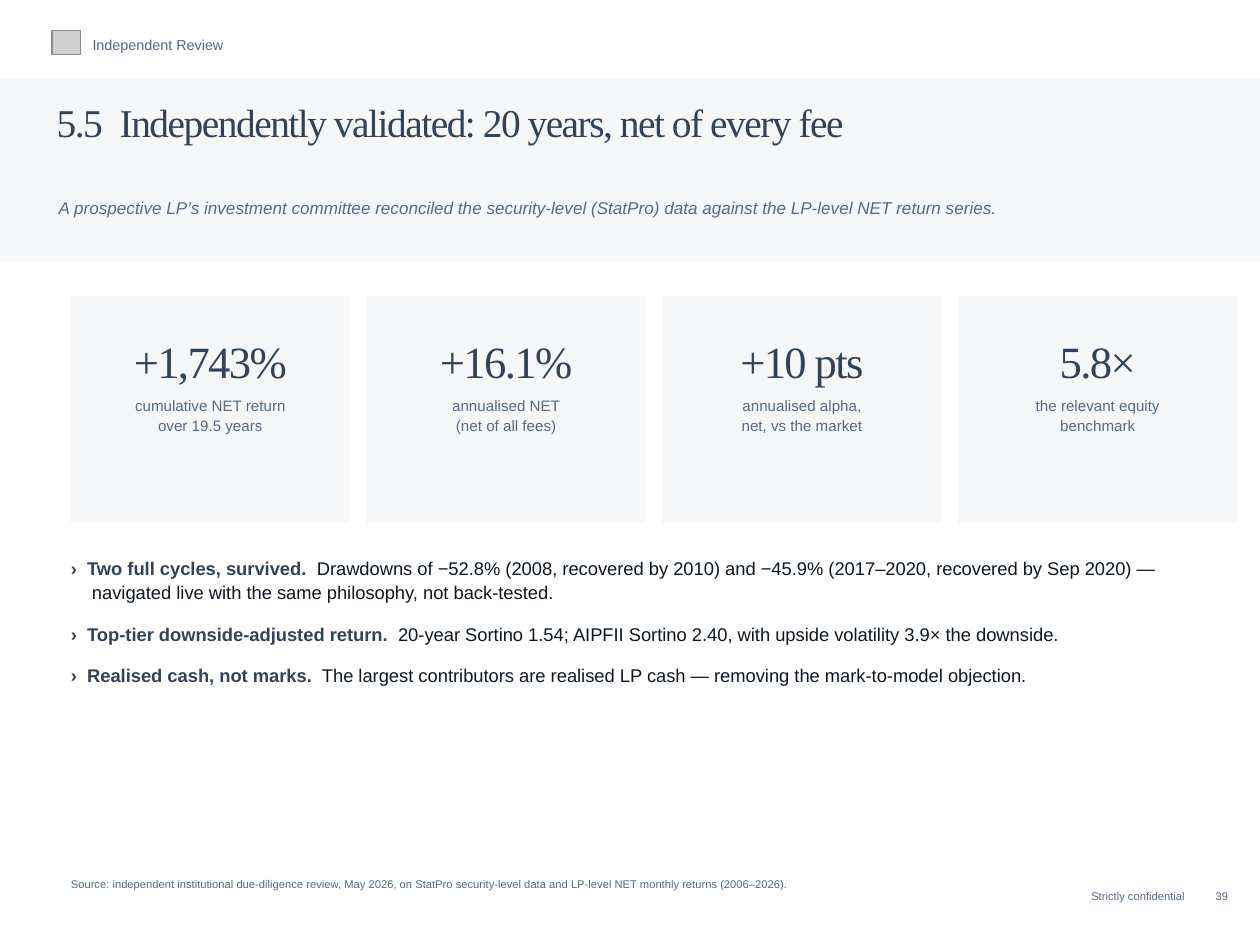
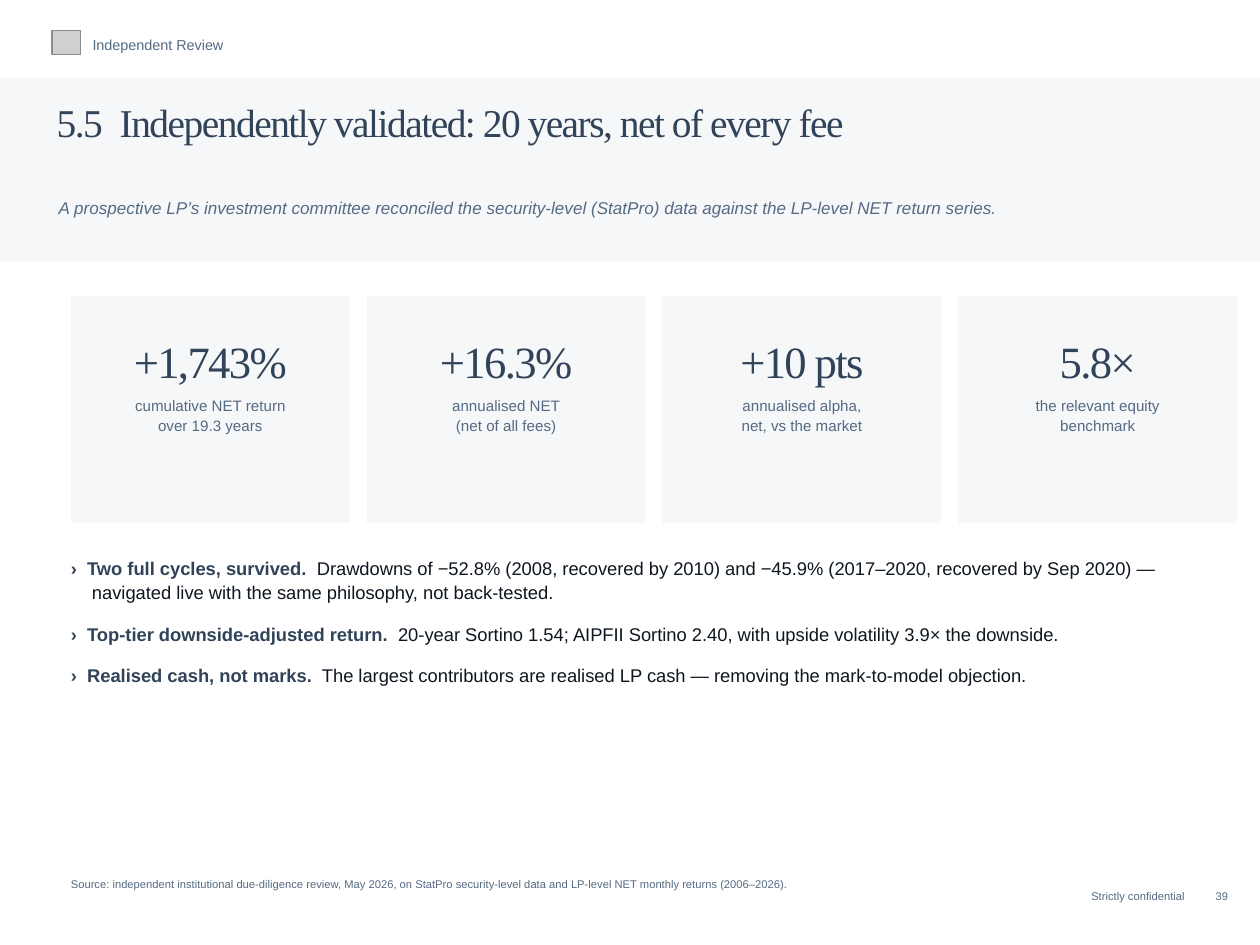
Before and after one commit to charette-lab/Claude, a slide deck: slide 42 of Athanase_Engaged_Ownership_Allocator_Deck.pptx. Drawn at 1260x945 pixels with LibreOffice and Linux fonts; fonts in the diff are those of the drawing; grey boxes stand for pictures. Boxes give left, top, right and bottom in pixels: in the first picture for what was removed or moved away, otherwise in the second. Text is boxed around its words. In the diff, an @@ line names an element or a change of style, - is before the commit and + after.

```diff
--- a/Athanase_Engaged_Ownership_Allocator_Deck.pptx
+++ b/Athanase_Engaged_Ownership_Allocator_Deck.pptx
@@ text at [440, 348, 572, 379]: text changed @@
-+16.1%
++16.3%
@@ text at [158, 420, 262, 434]: text changed @@
-over 19.5 years
+over 19.3 years
```
Also in this commit, not shown: 5 other slides changed, 1 other file.
